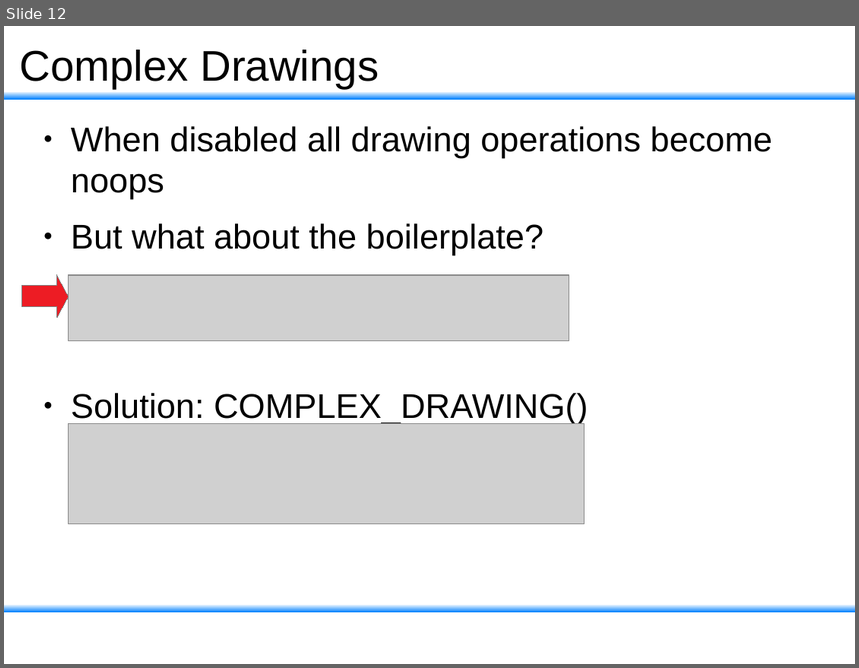
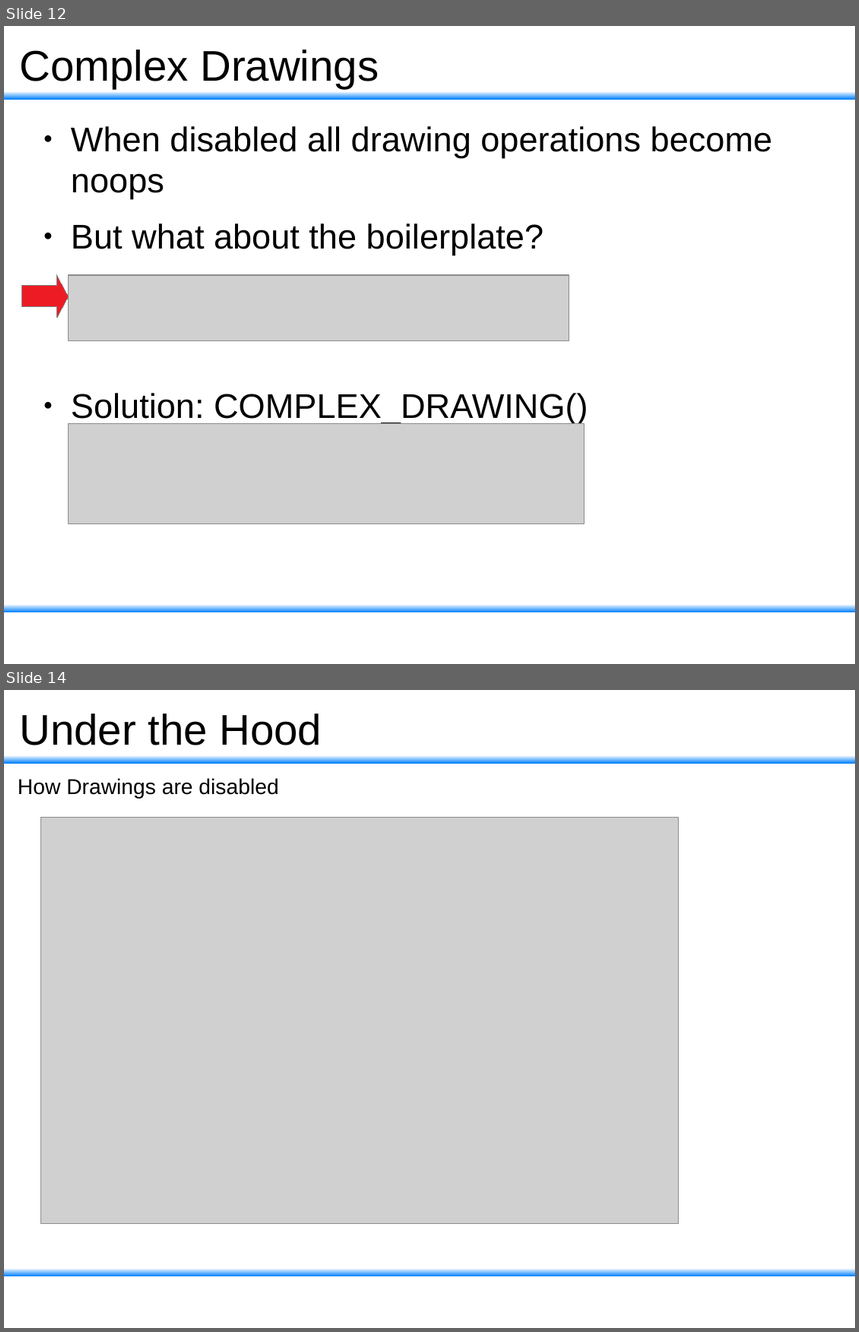
Before and after one commit to rock-gui/gui-vizkit3d_debug_drawings, a slide deck: doc/slides.odp. Shown one above the other, each under a label of ours: slide 12 before the commit, slides 12 and 14 after it; the slides between them are not shown. The pictures are 859x668 and 859x1332 pixels, drawn with LibreOffice and Linux fonts; fonts in the diff are those of the drawing; grey boxes stand for pictures; background and template pictures are left out. Boxes give left, top, right and bottom in pixels: in the first picture for what was removed or moved away, otherwise in the second. Text is boxed around its words. In the diff, an @@ line names an element or a change of style, - is before the commit and + after.

```diff
--- a/doc/slides.odp
+++ b/doc/slides.odp
@@ slide 14 added at [4, 690, 855, 1328], background #FFFFFF; not listed: 2 template elements that a slide beside it also shows @@
@@ title added at [19, 714, 322, 745], 40 pt, text #000000 @@
+Under the Hood
@@ text added at [18, 778, 278, 799], 20 pt, text #000000 @@
+How Drawings are disabled
@@ picture added at [41, 818, 679, 1224] @@
```
Also in this commit, not shown: 6 other slides added, 1 slide removed.
